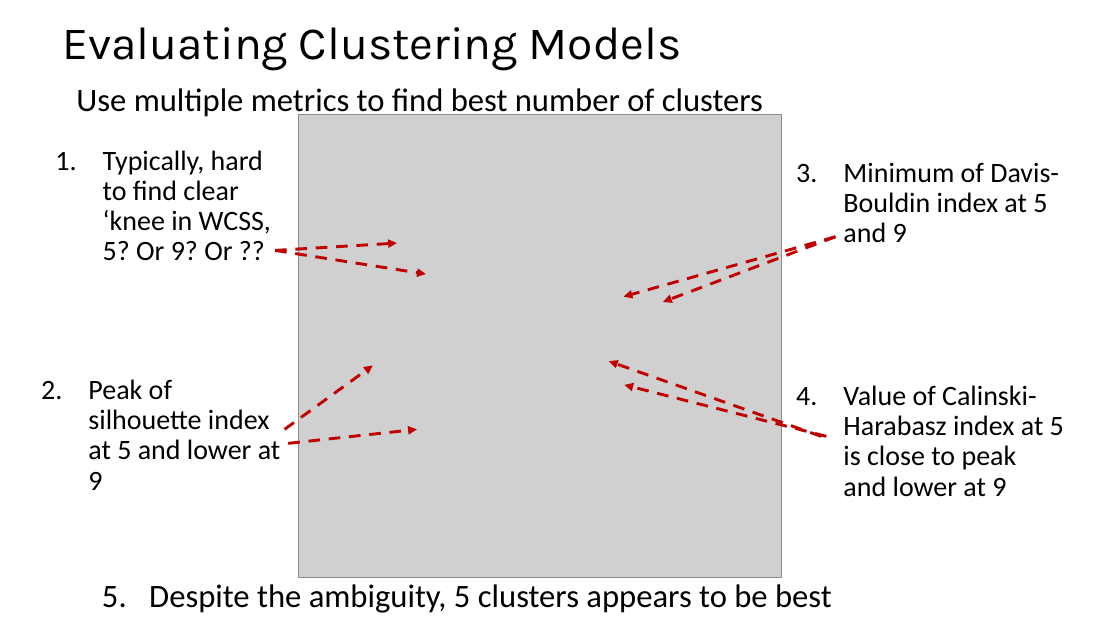
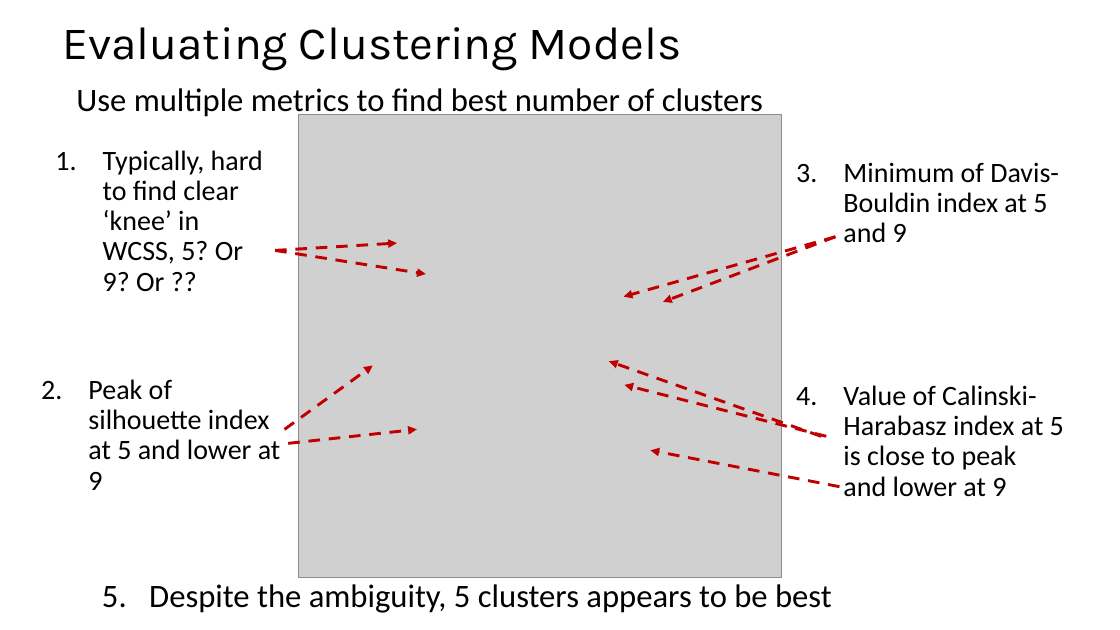
Before and after one commit to LucaComi/CSCI-E-108, a slide deck: slide 37 of slides/9_IntroductionToClustering_Part1.pptx. Drawn at 1120x630 pixels with LibreOffice and Linux fonts; fonts in the diff are those of the drawing; grey boxes stand for pictures. Boxes give left, top, right and bottom in pixels: in the first picture for what was removed or moved away, otherwise in the second. Text is boxed around its words. In the diff, an @@ line names an element or a change of style, - is before the commit and + after.

```diff
--- a/slides/9_IntroductionToClustering_Part1.pptx
+++ b/slides/9_IntroductionToClustering_Part1.pptx
@@ text at bbox=[103, 150, 263, 292]: text changed @@
-1. Typically, hard to find clear ‘knee in WCSS, 5? Or 9? Or ??
+1. Typically, hard to find clear ‘knee’ in WCSS, 5? Or 9? Or ??
@@ arrow added from (839, 486) to (650, 450), #C00000 2.5 pt dashed @@
```
Also in this commit, not shown: 7 other slides changed, 1 slide removed.
